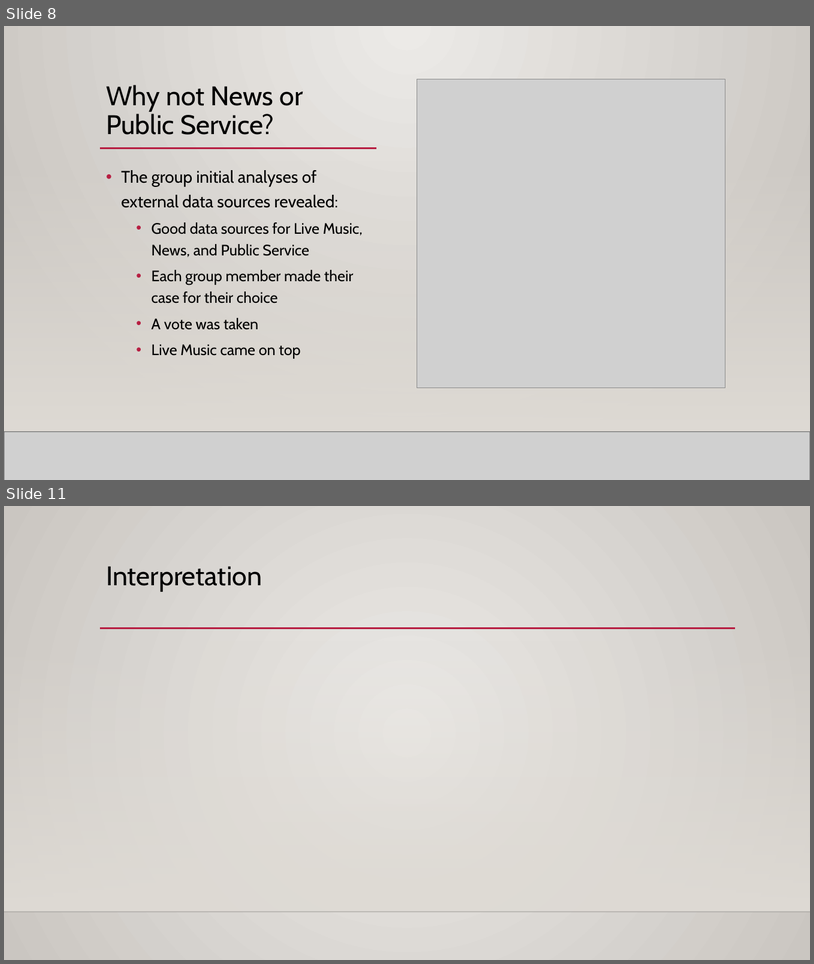
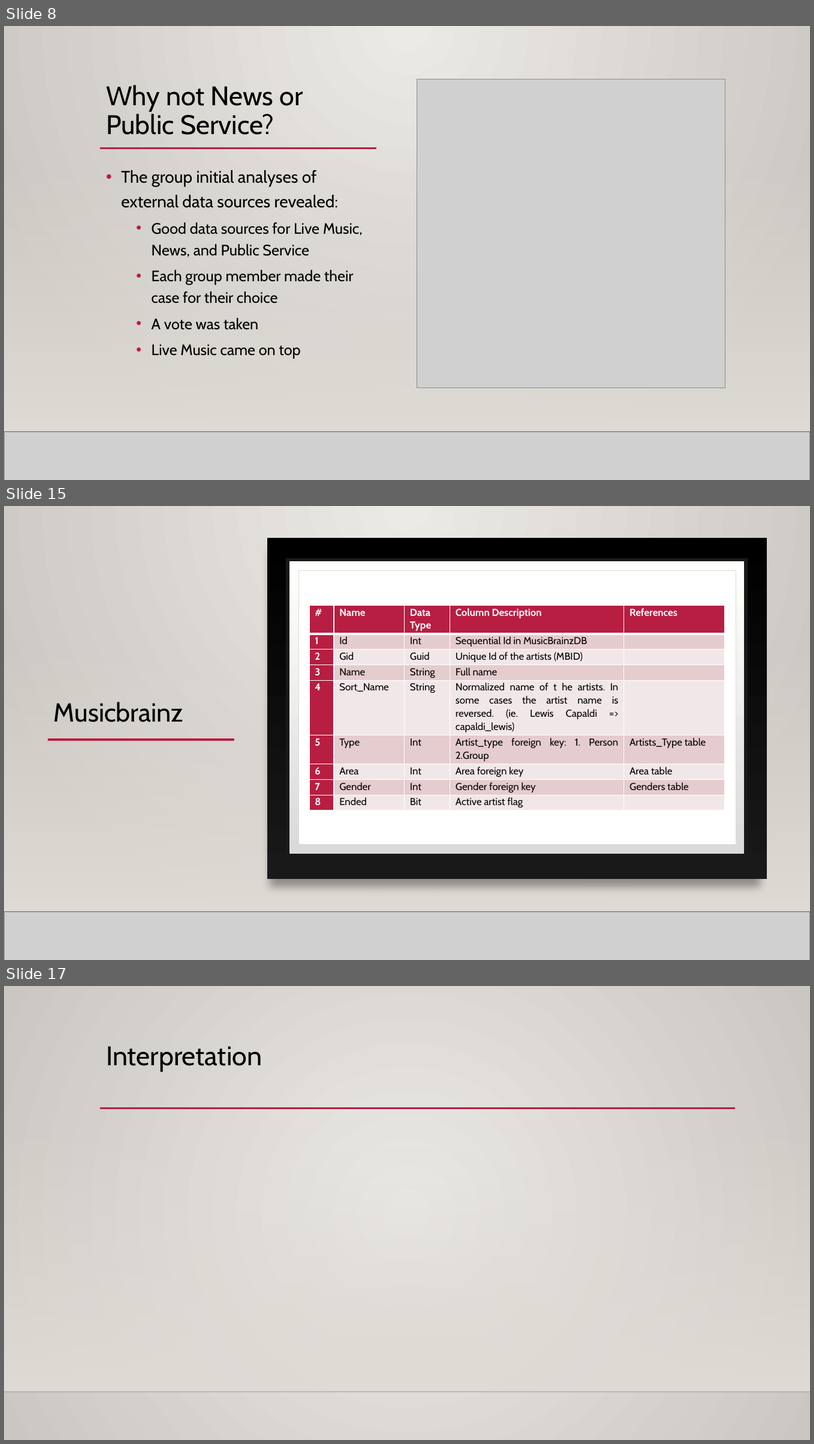
Before and after one commit to mahyarshu/Gigalytics, a slide deck: documents/Presentation/Innovators.pptx. Shown one above the other, each under a label of ours: slides 8 and 11 before the commit, slides 8, 15 and 17 after it; the slides between them are not shown. The pictures are 814x964 and 814x1444 pixels, drawn with LibreOffice and Linux fonts; fonts in the diff are those of the drawing; grey boxes stand for pictures; background and template pictures are left out. Boxes give left, top, right and bottom in pixels: in the first picture for what was removed or moved away, otherwise in the second. Text is boxed around its words. In the diff, an @@ line names an element or a change of style, - is before the commit and + after.

```diff
--- a/documents/Presentation/Innovators.pptx
+++ b/documents/Presentation/Innovators.pptx
@@ slide 15 added at <box>4,506,810,960</box>, background gradient #ECEAE7 to #CAC7C1; not listed: 3 template elements that a slide beside it also shows @@
@@ rectangle added at <box>4,506,810,960</box>, fill gradient #ECEAE7 to #CAC7C1 @@
@@ rectangle added at <box>267,538,767,879</box>, fill gradient #000001 to #191919 @@
@@ rectangle added at <box>288,560,746,855</box>, fill gradient #DADADA to #FFFFFE, outline #191919 4 pt @@
@@ rectangle added at <box>299,571,736,844</box>, fill #FFFFFF, outline #DFDBD5 0.5 pt @@
@@ table added at <box>309,605,725,810</box>, 9 rows, 5 columns @@
+# | Name | Data Type | Column Description | References
+1 | Id | Int | Sequential Id in MusicBrainzDB | 
+2 | Gid | Guid | Unique Id of the artists (MBID) | 
+3 | Name | String | Full name | 
+4 | Sort_Name | String | Normalized name of t he artists. In some cases the artist name is reversed. (ie. Lewis Capaldi => capaldi_lewis) | 
+5 | Type | Int | Artist_type foreign key: 1. Person 2.Group | Artists_Type table
+6 | Area | Int | Area foreign key | Area table
+7 | Gender | Int | Gender foreign key | Genders table
+8 | Ended | Bit | Active artist flag | 
@@ rectangle added at <box>4,640,810,912</box>, fill gradient #DFDBD5 @@
@@ rectangle added at <box>4,640,810,912</box>, fill gradient #DFDBD5 @@
@@ title added at <box>54,702,184,722</box>, 31 pt, text #000000 @@
+Musicbrainz
@@ line added from (48, 739) to (234, 739), #B71E42 2.5 pt @@
@@ line added from (164, 739) to (735, 739), #B71E42 2.5 pt @@
@@ line added from (4, 912) to (810, 912), #000001 1 pt @@
@@ picture added at <box>4,912,810,960</box> @@
@@ line added from (4, 912) to (810, 912), #000001 1 pt @@
@@ what was slide 11 is now slide 17 @@
```
Also in this commit, not shown: 3 slides changed, 6 other slides added.
